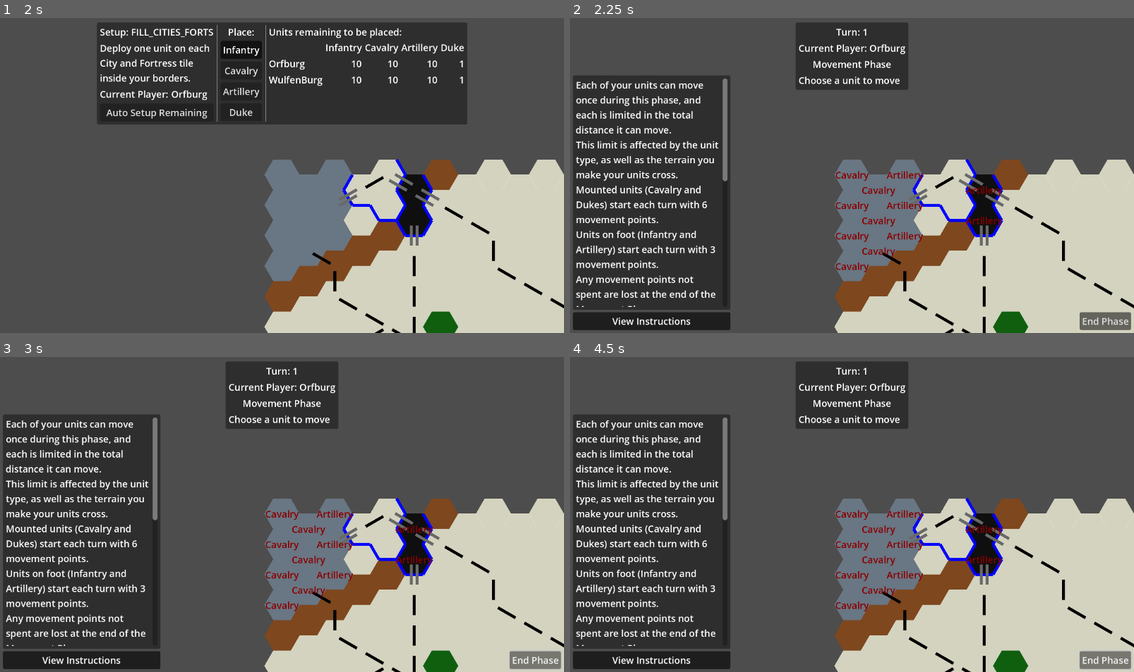
Above: before the commit, frames 1-4 (two rows, left to right).
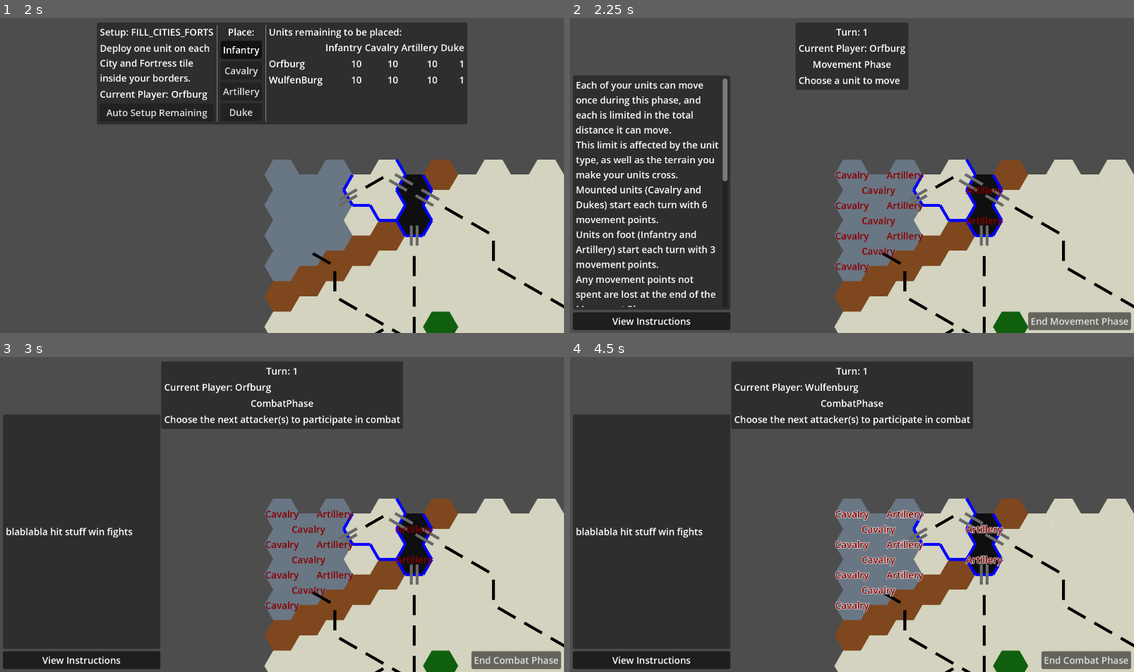
Above: after the commit, the same moments.

Repository: Jayjader/WarOfTheDukes
Game: Godot game, scene res://main_game_scene.tscn
Two runs of this game, one before a commit and one after it. Both use one fixed random seed, a clock stepped at 60 frames per second and the inputs below.
Inputs (mouse positions are in pixels of both pictures, inside the frame that each line leads up to):
- Up to frame 1 (2 s): click "New Game" at 0.5 s; click "Confirm" at 1.25 s
- Up to frame 2 (2.25 s): click "Auto Setup Remaining" at 2 s
- Up to frame 3 (3 s): click (535, 659) at 2.75 s, where only the run before the commit has a clickable "End Phase"
- Up to frame 4 (4.5 s): click (1088, 659) at 3.5 s, where only the run after the commit has a clickable "End Combat Phase"; click (1077, 659) at 4.25 s, where only the run after the commit has a clickable "End Movement Phase"

Frame 1 is identical in both runs. In frame 2, 0.6% of the frame differs, in the area x 81-99%, y 93-100%; in frame 3, 9.7%; in frame 4, 11%, in the area x 1-100%, y 1-100%.

Commit message:
add button to end current phase (move or combat)
for #4

Diff:
--- a/game_session/game_play/game_play_root.gd
+++ b/game_session/game_play/game_play_root.gd
@@ -50,24 +50,32 @@
 				Enums.PlayPhase.MOVEMENT:
 					%MovementPhase.set_visible(true)
 					%CombatPhase.set_visible(false)
+					%EndMovementPhase.set_visible(true)
+					%EndCombatPhase.set_visible(false)
 				Enums.PlayPhase.COMBAT:
 					%MovementPhase.set_visible(false)
 					%CombatPhase.set_visible(true)
+					%EndMovementPhase.set_visible(false)
+					%EndCombatPhase.set_visible(true)
 			%PhaseInstruction.text = PHASE_INSTRUCTIONS[current_phase]
 
 const INSTRUCTIONS = {
+	Enums.PlayPhase.MOVEMENT: {
 	Enums.MovementSubPhase.CHOOSE_UNIT: "Choose a unit to move",
 	Enums.MovementSubPhase.CHOOSE_DESTINATION: "Choose the destination tile for the selected unit",
+	},
+	Enums.PlayPhase.COMBAT: {
+	Enums.CombatSubPhase.CHOOSE_ATTACKERS: "Choose the next attacker(s) to participate in combat",
+	Enums.CombatSubPhase.CHOOSE_DEFENDER: "Choose defender for combat with the chosen attackers",
+	},
 }
 var data: Dictionary:
 	set(value):
 		data = value
 		if self.is_node_ready():
-			%SubPhaseInstruction.text = INSTRUCTIONS[data.subphase]
-
-
-func _on_current_player_change():
-	_unit_layer_root.make_faction_selectable(current_player)
+			%SubPhaseInstruction.text = INSTRUCTIONS[current_phase][data.subphase]
+
+
 
 var _random = RandomNumberGenerator.new()
 
@@ -77,9 +85,9 @@
 func _ready():
 	_unit_layer_root = Board.get_node("%UnitLayer")
 	_tile_layer_root = Board.get_node("%TileOverlay")
-	_on_current_player_change()
 	Board.report_clicked_hex = false
 	Board.report_hovered_hex = false
+	_unit_layer_root.make_faction_selectable(current_player)
 	_unit_layer_root.connect("unit_clicked", self._on_unit_selection)
 	unit_moved.connect(_unit_layer_root.move_unit)
 	match current_phase:
@@ -93,20 +101,24 @@
 
 func _on_unit_selection(selected_unit: GamePiece, now_selected: bool):
 	print_debug("_on_unit_selection %s %s %s, now selected: %s" % [Enums.Unit.find_key(selected_unit.kind), Enums.Faction.find_key(selected_unit.faction), selected_unit.tile, now_selected])
-	match data.subphase:
-		Enums.MovementSubPhase.CHOOSE_UNIT:
-			if selected_unit in data.moved or not now_selected:
-				return
-			choose_mover(selected_unit)
-		Enums.MovementSubPhase.CHOOSE_DESTINATION:
-			if not now_selected:
-				cancel_mover_choice()
-			else:
-				print_debug("moving to ")
-		Enums.CombatSubPhase.CHOOSE_ATTACKERS:
-			choose_attacker(selected_unit)
-		Enums.CombatSubPhase.CHOOSE_DEFENDER:
-			choose_defender(selected_unit)
+	match current_phase:
+		Enums.PlayPhase.MOVEMENT:
+			match data.subphase:
+				Enums.MovementSubPhase.CHOOSE_UNIT:
+					if selected_unit in data.moved or not now_selected:
+						return
+					choose_mover(selected_unit)
+				Enums.MovementSubPhase.CHOOSE_DESTINATION:
+					if not now_selected:
+						cancel_mover_choice()
+					else:
+						print_debug("moving to ")
+		Enums.PlayPhase.COMBAT:
+			match data.subphase:
+				Enums.CombatSubPhase.CHOOSE_ATTACKERS:
+					choose_attacker(selected_unit)
+				Enums.CombatSubPhase.CHOOSE_DEFENDER:
+					choose_defender(selected_unit)
 
 func _on_hex_selection(tile, kind, zones):
 	print_debug("_on_hex_selection %s %s %s" % [kind, zones, tile])
--- a/game_session/game_play/game_play_root.tscn
+++ b/game_session/game_play/game_play_root.tscn
@@ -156,9 +156,17 @@
 theme_override_constants/margin_right = 10
 theme_override_constants/margin_bottom = 10
 
-[node name="EndPhase" type="Button" parent="BottomRightMargin"]
+[node name="EndMovementPhase" type="Button" parent="BottomRightMargin"]
 unique_name_in_owner = true
 layout_mode = 2
-text = "End Phase"
+text = "End Movement Phase"
+
+[node name="EndCombatPhase" type="Button" parent="BottomRightMargin"]
+unique_name_in_owner = true
+visible = false
+layout_mode = 2
+text = "End Combat Phase"
 
 [connection signal="toggled" from="BottomLeftMargin/HBoxContainer/VBox/ToggleInstructions" to="BottomLeftMargin/HBoxContainer/VBox/Panel" method="set_visible"]
+[connection signal="pressed" from="BottomRightMargin/EndMovementPhase" to="." method="confirm_movement"]
+[connection signal="pressed" from="BottomRightMargin/EndCombatPhase" to="." method="confirm_combat"]
